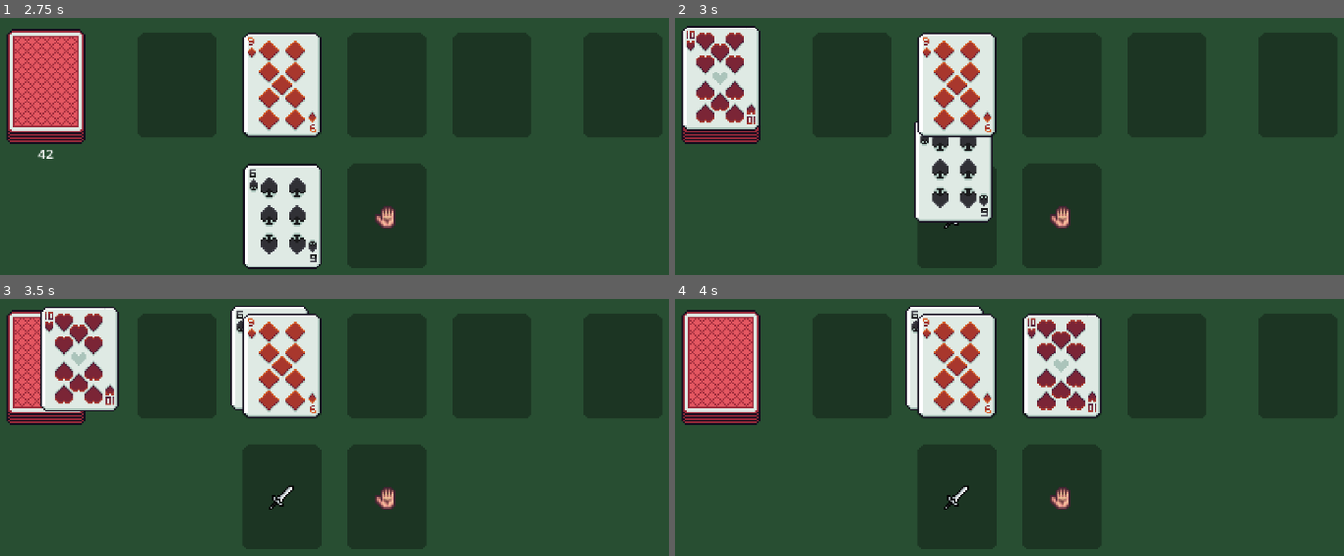
Above: before the commit, frames 1-4 (two rows, left to right).
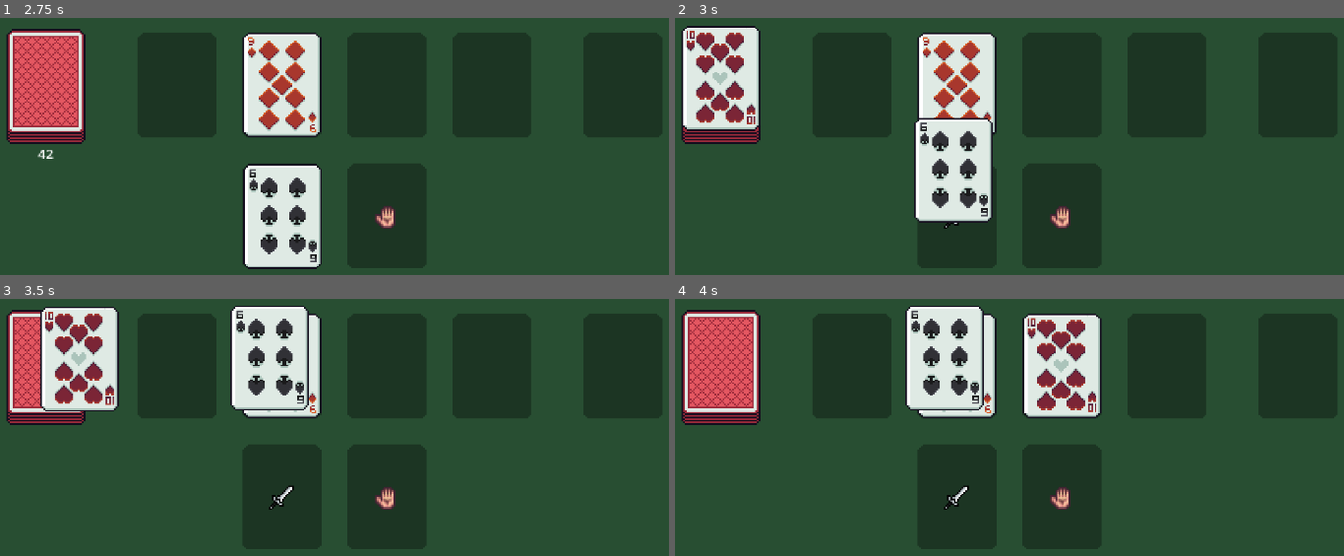
Above: after the commit, the same moments.

Repository: jrobchin/dungeon-drawer
Game: Godot game, scene res://scenes/main/main.tscn
Same seed, same stepped clock (60 frames per second), same inputs: the game is played once before the commit and once after it.
Inputs (mouse positions are in pixels of both pictures, inside the frame that each line leads up to):
- Up to frame 1 (2.75 s): tap Enter at 0.5 s; drag from (46, 84) to (280, 215) at 0.52 s; tap Space at 1.25 s; drag from (173, 84) to (280, 215) at 1.27 s; move the mouse to (53, 77) at 2.02 s; click (53, 77) at 2.17 s
- Up to frame 2 (3 s): tap Enter at 2.75 s; drag from (969, 223) to (955, 84) at 2.77 s
- Up to frame 3 (3.5 s): no input
- Up to frame 4 (4 s): drag from (755, 358) to (955, 365) at 3.52 s

Frame 1 is identical in both runs. In frame 2, 0.5% of the frame differs, in the area x 36-48%, y 38-47%; in frame 3, 2.7%, in the area x 36-47%, y 5-44%; in frame 4, 2.7%.

Commit message:
draggable fix

Diff:
--- a/scenes/card/card.tscn
+++ b/scenes/card/card.tscn
@@ -20,12 +20,13 @@
 region_filter_clip_enabled = true
 script = ExtResource("3_vtcvk")
 
-[node name="DraggableArea" type="Area2D" parent="." node_paths=PackedStringArray("root")]
+[node name="DraggableArea" type="Area2D" parent="." node_paths=PackedStringArray("root_node")]
 script = ExtResource("4_g65cd")
-root = NodePath("..")
+root_node = NodePath("..")
 
 [node name="CollisionShape2D" type="CollisionShape2D" parent="DraggableArea"]
 shape = SubResource("RectangleShape2D_vtcvk")
 
 [connection signal="mouse_entered" from="DraggableArea" to="DraggableArea" method="_on_mouse_entered"]
 [connection signal="mouse_exited" from="DraggableArea" to="DraggableArea" method="_on_mouse_exited"]
+[connection signal="input_event" from="DraggableArea" to="DraggableArea" method="_on_input_event"]
--- a/scenes/card/card_node.gd
+++ b/scenes/card/card_node.gd
@@ -3,6 +3,12 @@
 
 var card: Cards.Card
 
+signal bring_to_front_requested(card_node)
+
 func _ready() -> void:
 	if card != null:
 		$CardSprite.update_sprite(card.rank, card.suit)
+
+func _on_bring_to_front() -> void:
+	# Emit signal for cardholder to handle z-index management
+	emit_signal("bring_to_front_requested", self)
--- a/scenes/main/card_manager.gd
+++ b/scenes/main/card_manager.gd
@@ -3,11 +3,8 @@
 
 @export var deck: Deck
 @export var room: Room
+@export var card_holder: Node2D
 @export var deck_marker: Marker2D
-@export var room_card_marker_0: Marker2D
-@export var room_card_marker_1: Marker2D
-@export var room_card_marker_2: Marker2D
-@export var room_card_marker_3: Marker2D
 @export var deck_draw_player: AudioStreamPlayer
 @export var card_place_player: AudioStreamPlayer
 
@@ -27,10 +24,6 @@
 	await deal_card()
 
 
-func _get_room_card_markers() -> Array:
-	return [room_card_marker_0, room_card_marker_1, room_card_marker_2, room_card_marker_3]
-
-
 ## Deals a card from the deck to the room. Returns true if successful, false if the room is full.
 func deal_card() -> bool:
 	Debug.print_info("Dealing a card")
@@ -43,9 +36,16 @@
 	var card_node = card_scene.instantiate() as CardNode
 	card_node.card = card
 
-	var room_card_index = room.add_card(card_node)
+	var add_card_result = room.add_card(card)
+	if not add_card_result.success:
+		Debug.print_info("Failed to add card to room")
+		return false
 
 	card_node.global_position = deck_marker.global_position
+	card_holder.add_child(card_node)
+
+	# Connect bring-to-front signal
+	card_node.bring_to_front_requested.connect(_on_card_bring_to_front)
 
 	# Play draw sound
 	deck_draw_player.pitch_scale = randf_range(0.9, 1.1)
@@ -53,7 +53,7 @@
 	await deck_draw_player.finished
 
 	# Tween from deck to room
-	var target_position: Vector2 = _get_room_card_markers()[room_card_index].global_position
+	var target_position: Vector2 = add_card_result.card_position
 	var mid_point: Vector2 = target_position + Vector2(0, -5)
 
 	var tween = create_tween()
@@ -75,3 +75,10 @@
 
 func _on_debug_gui_reset() -> void:
 	pass # Replace with function body.
+
+func _on_card_bring_to_front(card_node: CardNode) -> void:
+	# Move card to end of children list (top of visual stack)
+	var child_count = card_holder.get_child_count()
+	var current_index = card_node.get_index()
+	if current_index != child_count - 1:
+		card_holder.move_child(card_node, child_count - 1)
--- a/scenes/main/main.tscn
+++ b/scenes/main/main.tscn
@@ -38,18 +38,6 @@
 [node name="DeckMarker" type="Marker2D" parent="CardMarkers"]
 position = Vector2(64, 100)
 
-[node name="RoomCardMarker0" type="Marker2D" parent="CardMarkers"]
-position = Vector2(144, 104)
-
-[node name="RoomCardMarker1" type="Marker2D" parent="CardMarkers"]
-position = Vector2(208, 104)
-
-[node name="RoomCardMarker2" type="Marker2D" parent="CardMarkers"]
-position = Vector2(272, 104)
-
-[node name="RoomCardMarker3" type="Marker2D" parent="CardMarkers"]
-position = Vector2(336, 104)
-
 [node name="WeaponCardMarker" type="Marker2D" parent="CardMarkers"]
 position = Vector2(208, 184)
 
@@ -84,15 +72,14 @@
 region_enabled = true
 region_rect = Rect2(144, 256, 48, 64)
 
-[node name="CardManager" type="Node" parent="." node_paths=PackedStringArray("deck", "room", "deck_marker", "room_card_marker_0", "room_card_marker_1", "room_card_marker_2", "room_card_marker_3", "deck_draw_player", "card_place_player")]
+[node name="CardHolder" type="Node2D" parent="."]
+
+[node name="CardManager" type="Node" parent="." node_paths=PackedStringArray("deck", "room", "card_holder", "deck_marker", "deck_draw_player", "card_place_player")]
 script = ExtResource("5_6q06x")
 deck = NodePath("../Deck")
 room = NodePath("../Room")
+card_holder = NodePath("../CardHolder")
 deck_marker = NodePath("../CardMarkers/DeckMarker")
-room_card_marker_0 = NodePath("../CardMarkers/RoomCardMarker0")
-room_card_marker_1 = NodePath("../CardMarkers/RoomCardMarker1")
-room_card_marker_2 = NodePath("../CardMarkers/RoomCardMarker2")
-room_card_marker_3 = NodePath("../CardMarkers/RoomCardMarker3")
 deck_draw_player = NodePath("../DeckDrawStreamPlayer")
 card_place_player = NodePath("../CardPlaceStreamPlayer")
 
--- a/scenes/room/room.gd
+++ b/scenes/room/room.gd
@@ -1,7 +1,24 @@
 class_name Room
 extends Node2D
 
-var cards: Array[CardNode]
+class AddCardResult:
+	var success: bool
+	var card_position: Vector2
+
+
+	func _init(_success: bool = false, _card_position: Vector2 = Vector2.ZERO) -> void:
+		success = _success
+		card_position = _card_position
+
+
+var cards: Array[Cards.Card]
+
+@onready var card_positions: Array[Marker2D] = [
+	$CardPosition0,
+	$CardPosition1,
+	$CardPosition2,
+	$CardPosition3,
+]
 
 
 func _num_cards() -> int:
@@ -20,10 +37,6 @@
 
 
 func initialize() -> void:
-	for i in range(cards.size()):
-		if cards[i] != null:
-			cards[i].queue_free()
-
 	cards = [null, null, null, null]
 	Debug.print_info("Room initialized.")
 
@@ -34,11 +47,11 @@
 	return num_cards < cards.size()
 
 
-## Adds a card to the room. Returns the index where the card was added, or -1 if the room is full.
-func add_card(card_node: CardNode) -> int:
+## Adds a card to the room. Returns the result of adding the card.
+func add_card(card: Cards.Card) -> AddCardResult:
 	if not can_add_card():
-		Debug.print_info("Cannot add card_node, room is full.")
-		return -1
+		Debug.print_info("Cannot add card, room is full.")
+		return null
 
 	var first_empty_index = _first_empty_index()
 	if first_empty_index == -1:
@@ -46,14 +59,12 @@
 
 	Debug.print_info(
 		"Adding card to room: %s of %s" % [
-			Cards.rank_to_string(card_node.card.rank),
-			Cards.suit_to_string(card_node.card.suit),
+			Cards.rank_to_string(card.rank),
+			Cards.suit_to_string(card.suit),
 		],
 	)
-	cards[first_empty_index] = card_node
-
-	add_child(card_node)
+	cards[first_empty_index] = card
 
 	Debug.print_info("Cards: " + str(cards))
 
-	return first_empty_index
+	return AddCardResult.new(true, card_positions[first_empty_index].global_position)
--- a/scenes/room/room.tscn
+++ b/scenes/room/room.tscn
@@ -6,26 +6,38 @@
 [node name="Room" type="Node2D"]
 script = ExtResource("1_kxljb")
 
-[node name="RoomCardPlaceholder" type="Sprite2D" parent="."]
+[node name="CardPlaceholder0" type="Sprite2D" parent="."]
 position = Vector2(-96, 0)
 texture = ExtResource("1_8xru0")
 region_enabled = true
 region_rect = Rect2(144, 256, 48, 64)
 
-[node name="RoomCardPlaceholder2" type="Sprite2D" parent="."]
+[node name="CardPlaceholder1" type="Sprite2D" parent="."]
 position = Vector2(-32, 0)
 texture = ExtResource("1_8xru0")
 region_enabled = true
 region_rect = Rect2(144, 256, 48, 64)
 
-[node name="RoomCardPlaceholder3" type="Sprite2D" parent="."]
+[node name="CardPlaceholder2" type="Sprite2D" parent="."]
 position = Vector2(32, 0)
 texture = ExtResource("1_8xru0")
 region_enabled = true
 region_rect = Rect2(144, 256, 48, 64)
 
-[node name="RoomCardPlaceholder4" type="Sprite2D" parent="."]
+[node name="CardPlaceholder3" type="Sprite2D" parent="."]
 position = Vector2(96, 0)
 texture = ExtResource("1_8xru0")
 region_enabled = true
 region_rect = Rect2(144, 256, 48, 64)
+
+[node name="CardPosition0" type="Marker2D" parent="."]
+position = Vector2(-96, 0)
+
+[node name="CardPosition1" type="Marker2D" parent="."]
+position = Vector2(-32, 0)
+
+[node name="CardPosition2" type="Marker2D" parent="."]
+position = Vector2(32, 0)
+
+[node name="CardPosition3" type="Marker2D" parent="."]
+position = Vector2(96, 0)
--- a/scripts/draggable_area.gd
+++ b/scripts/draggable_area.gd
@@ -1,29 +1,93 @@
+class_name DraggableArea
 extends Area2D
 
-@export var root: Node2D
+@export var root_node: Node2D
 
-var dragging: bool = false
-var draggable: bool = false
+var _is_dragging := false
+var _drag_start_pos := Vector2.ZERO
+var _node_start_pos := Vector2.ZERO
+
+static var _active_dragger: DraggableArea = null
+
+
+func _ready() -> void:
+	if not root_node:
+		root_node = get_parent() as Node2D
+
+
+func _on_input_event(viewport: Node, event: InputEvent, _shape_idx: int) -> void:
+	if event is InputEventMouseButton:
+		var mouse_event := event as InputEventMouseButton
+
+		if mouse_event.button_index == MOUSE_BUTTON_LEFT:
+			if mouse_event.pressed and not _is_dragging and _active_dragger == null:
+				# Check if this is the topmost draggable area at this position
+				if _is_topmost_at_mouse():
+					_active_dragger = self
+					_is_dragging = true
+					_drag_start_pos = get_global_mouse_position()
+					if root_node:
+						_node_start_pos = root_node.global_position
+						# Signal the card to request being brought to front
+						if root_node.has_method("_on_bring_to_front"):
+							root_node._on_bring_to_front()
+
+					# Capture mouse input
+					viewport.set_input_as_handled()
+
+			elif not mouse_event.pressed and _is_dragging and _active_dragger == self:
+				# Stop dragging
+				_is_dragging = false
+				_active_dragger = null
+				viewport.set_input_as_handled()
 
 
 func _input(event: InputEvent) -> void:
-	if event is InputEventMouseButton:
-		event = event as InputEventMouseButton
-		if event.button_index == MOUSE_BUTTON_LEFT:
-			if event.pressed and draggable:
-				dragging = true
-				Store.is_dragging = true
-			else:
-				dragging = false
-				Store.is_dragging = false
-	elif event is InputEventMouseMotion and dragging:
-		root.global_position += event.relative
+	if _is_dragging and _active_dragger == self and event is InputEventMouseMotion:
+		if root_node:
+			var current_mouse_pos := get_global_mouse_position()
+			var drag_offset := current_mouse_pos - _drag_start_pos
+			root_node.global_position = _node_start_pos + drag_offset
+
+			# Prevent other nodes from processing this input
+			get_viewport().set_input_as_handled()
+
+
+func _is_topmost_at_mouse() -> bool:
+	# Get all draggable areas under the mouse
+	var space = get_world_2d().direct_space_state
+	var mouse_pos = get_global_mouse_position()
+	var params = PhysicsPointQueryParameters2D.new()
+	params.position = mouse_pos
+	params.collision_mask = collision_mask
+	params.collide_with_areas = true
+
+	var results = space.intersect_point(params)
+
+	# Find all DraggableArea nodes in results
+	var draggable_areas = []
+	for result in results:
+		var collider = result.collider
+		if collider is DraggableArea:
+			draggable_areas.append(collider)
+
+	if draggable_areas.is_empty():
+		return false
+
+	# Find the topmost based on tree order (later in tree = on top)
+	draggable_areas.sort_custom(func(a, b):
+		return a.get_parent().get_index() > b.get_parent().get_index()
+	)
+
+	# Return true if this is the topmost
+	return draggable_areas[0] == self
 
 
 func _on_mouse_entered() -> void:
-	if not Store.is_dragging:
-		draggable = true
+	pass
 
 
 func _on_mouse_exited() -> void:
-	draggable = false
+	if _is_dragging and _active_dragger == self:
+		_is_dragging = false
+		_active_dragger = null
Not shown, changed: assets/cards.afphoto~lock~
Not shown, changed: assets/sprites.afphoto~lock~
